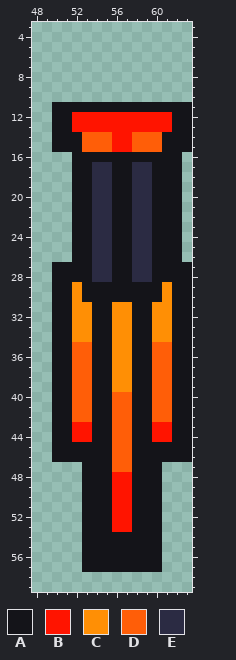
Two versions of one pixel-art sprite, sprites/units/T1-mech-wepon.png. This is how it looked before the edit.
The file is 64x64 pixels. Shown: x 48..63, y 3..59.
Palette (. is transparent): A #141419  B #ff1400  C #ff8f05  D #ff5e08  E #2b2b43
Pixels before, first column x 50:
11 AAAAAAAAAAAAAA
12 AABBBBBBBBBBAA
13 AABBBBBBBBBBAA
14 AAADDDBBDDDAAA
15 AAADDDBBDDDAAA
16 ..AAAAAAAAAAA.
17 ..AAEEAAEEAAA.
18 ..AAEEAAEEAAA.
19 ..AAEEAAEEAAA.
20 ..AAEEAAEEAAA.
21 ..AAEEAAEEAAA.
22 ..AAEEAAEEAAA.
23 ..AAEEAAEEAAA.
24 ..AAEEAAEEAAA.
25 ..AAEEAAEEAAA.
26 ..AAEEAAEEAAA.
27 AAAAEEAAEEAAAA
28 AAAAEEAAEEAAAA
29 AACAAAAAAAACAA
30 AACAAAAAAAACAA
31 AACCAACCAACCAA
32 AACCAACCAACCAA
33 AACCAACCAACCAA
34 AACCAACCAACCAA
35 AADDAACCAADDAA
36 AADDAACCAADDAA
37 AADDAACCAADDAA
38 AADDAACCAADDAA
39 AADDAACCAADDAA
40 AADDAADDAADDAA
41 AADDAADDAADDAA
42 AADDAADDAADDAA
43 AABBAADDAABBAA
44 AABBAADDAABBAA
45 AAAAAADDAAAAAA
46 AAAAAADDAAAAAA
47 ...AAADDAAA...
48 ...AAABBAAA...
49 ...AAABBAAA...
50 ...AAABBAAA...
51 ...AAABBAAA...
52 ...AAABBAAA...
53 ...AAABBAAA...
54 ...AAAAAAAA...
55 ...AAAAAAAA...
56 ...AAAAAAAA...
57 ...AAAAAAAA...
Once edited:
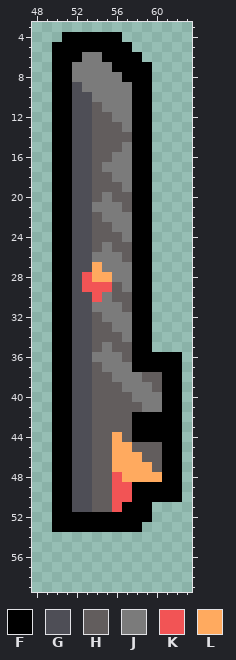
Colours new in this view: F #000000  G #4e4e56  H #625d5d  J #7b7b7b  K #f25455  L #ffaa5f
Changes in this commit:
Changed rows in their new state; - is an unchanged pixel.
first column x 50:
 4 -FFFFFF-------
 5 FFFFFFFF------
 6 FFFJJFFFF-----
 7 FFJJJJFFFF----
 8 FFJJJJJFFF----
 9 FFGJJJJJFF----
10 FFGGJJJJFF----
11 FFGGHJJJFF....
12 FFGGHHJJFF....
13 FFGGHHHJFF....
14 FFGGHHHHFF....
15 FFGGHHHJFF....
16 FFGGHHJJFF...-
17 FFGGHJJJFF...-
18 FFGGHHJJFF...-
19 FFGGHHHJFF...-
20 FFGGHJHHFF...-
21 FFGGJJJHFF...-
22 FFGGHJJJFF...-
23 FFGGHHJJFF...-
24 FFGGHHHJFF...-
25 FFGGHJHHFF...-
26 FFGGJJJHFF...-
27 FFGGLJJJFF....
28 FFGKLLJJFF....
29 FFGKKKHJFF....
30 FFGGKJHHFF....
31 FFGGJJJHFF....
32 FFGGHJJJFF....
33 FFGGHHJJFF....
34 FFGGHHHJFF....
35 FFGGHJHHFF....
36 FFGGJJJHFFFFF.
37 FFGGHJJJFFFFF.
38 FFGGHHJJJHHFF.
39 FFGGHHHJJJHFF.
40 FFGGHHHHJJJFF.
41 FFGGHHHHHJJFF.
42 FFGGHHHHFFFFF.
43 FFGGHHHHFFFFF.
44 FFGGHHLHFFFFF.
45 FFGGHHLLHHHFF.
46 FFGGHHLLLHHFF.
47 FFGGHHLLLLHFF-
48 FFGGHHKLLLLFF-
49 FFGGHHKKFFFFF-
50 FFGGHHKKFFFFF-
51 FFGGHHKFFF.---
52 FFFFFFFFFF.---
53 FFFFFFFFF..---
54 ---........---
55 ---........---
56 ---........---
57 ---........---
Pixel boxes of the changes (left, top, right, bottom) in both pictures:
changed: (52, 32, 192, 572)
